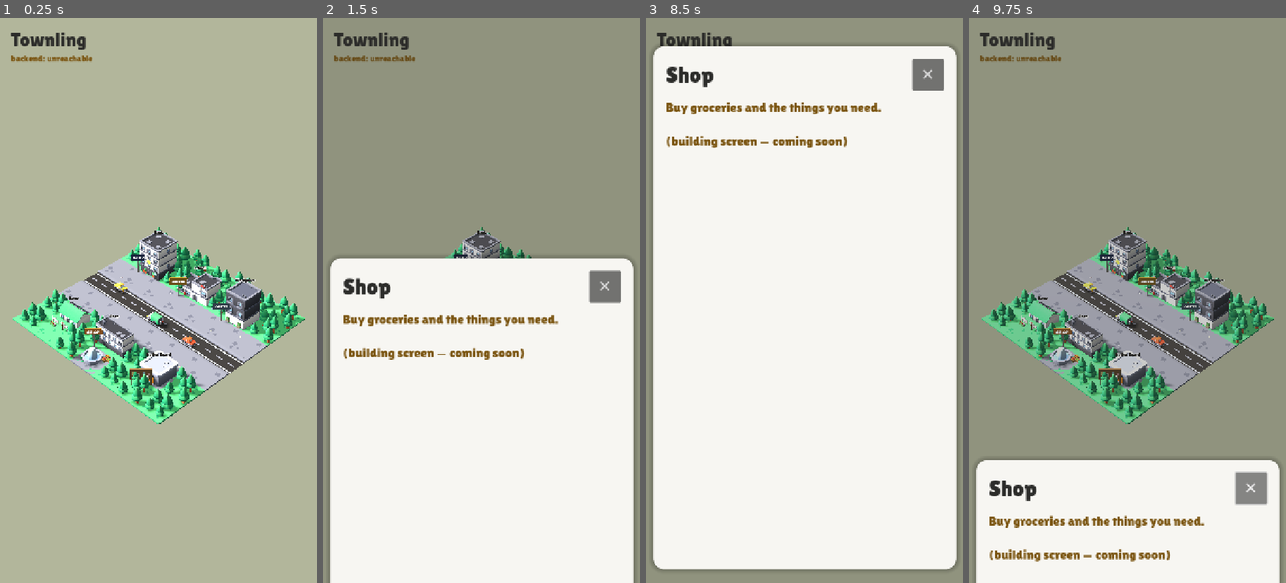
Above: before the commit, frames 1-4 (left to right).
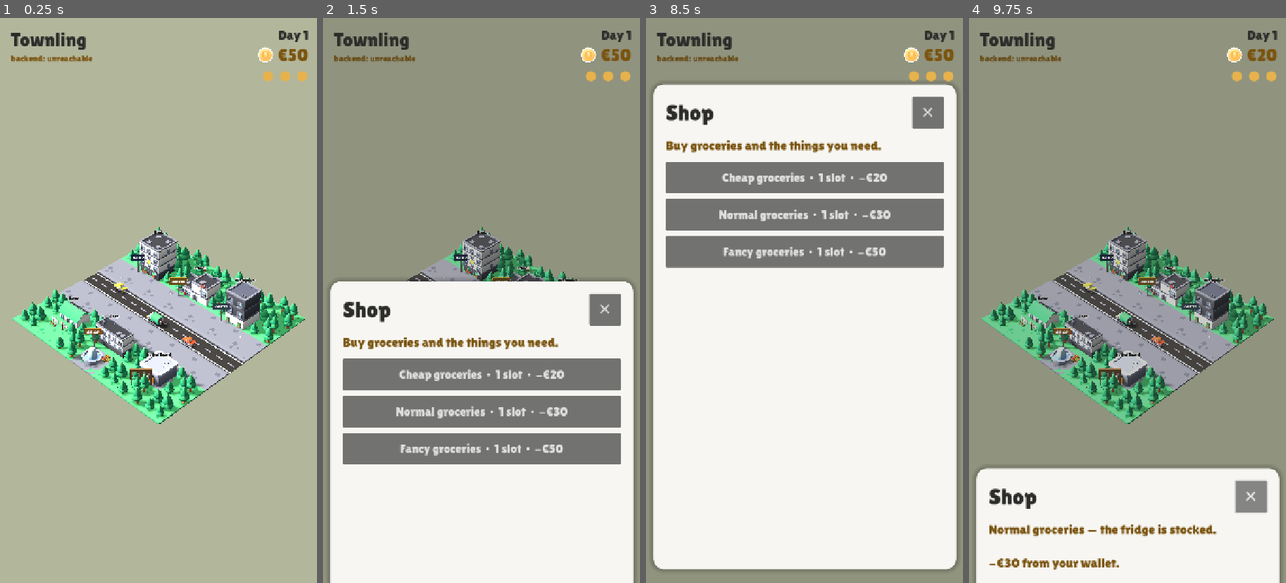
Above: after the commit, the same moments.

Repository: ayeshaverdan/townling
Game: Godot game, scene res://scenes/diorama.tscn
Two runs of this game, one before a commit and one after it. Both use one fixed random seed, a clock stepped at 60 frames per second and the inputs below.
Inputs (mouse positions are in pixels of both pictures, inside the frame that each line leads up to):
- Up to frame 1 (0.25 s): no input
- Up to frame 2 (1.5 s): tap Enter at 0.5 s; move the mouse to (551, 272) at 0.52 s; click (551, 272) at 0.67 s; tap Space at 1.25 s; move the mouse to (418, 328) at 1.27 s; click (418, 328) at 1.42 s
- Up to frame 3 (8.5 s): click "✕" at 2 s; tap Enter at 2.75, 4.25 s; move the mouse to (836, 176) at 2.77 s; click (836, 176) at 2.92 s; tap Space at 3.5, 5 s; move the mouse to (788, 413) at 3.52 s; click (788, 413) at 3.67 s; move the mouse to (899, 385) at 4.27 s; click (899, 385) at 4.42 s; move the mouse to (709, 215) at 5.02 s; click (709, 215) at 5.17 s; move the mouse to (820, 300) at 5.77 s; click (820, 300) at 5.92 s; move the mouse to (756, 159) at 6.52 s; click (756, 159) at 6.67 s; move the mouse to (874, 272) at 7.27 s; click (874, 272) at 7.42 s; move the mouse to (741, 328) at 8.02 s; click (741, 328) at 8.17 s
- Up to frame 4 (9.75 s): click (1127, 215) at 8.75 s, where only the run after the commit has a clickable "Normal groceries · 1 slot · −…"; click "✕" at 9.5 s

The runs differ from the first frame. In frame 1, 0.5% of the frame differs, in the area x 81-98%, y 2-12%; in frame 2, 22%; in frame 3, 24%, in the area x 1-99%, y 2-45%; in frame 4, 5.7%.

Commit message:
First playable loop: wallet, energy slots, day cycle, buildings act
The moment/day loop from spec §2–§3 is now playable in the hub:

- GameState autoload (client-side sim core, offline-first): wallet, savings,
  day, 3 energy slots, per-day earn/spend counters; Courier shift (+€24+€4),
  groceries (one tier/day: €20/€30/€50), rest, free bank deposits/withdrawals;
  every 7th evening charges €60 rent (wallet may go negative — the debt path's
  front door). Persists to user:// JSON. Tunables in data/economy.json.
- HUD (top-right): day, coin+wallet (the single always-visible number,
  design doc §13), energy-slot dots.
- Building screens now act: Workplace works a shift, Shop sells three
  grocery tiers, Home rests, Bank runs the savings jar; result text +
  SFX per action; buttons disable on no-slots/no-funds/already-bought.
- Spending the last slot triggers dusk: the evening summary (earned/spent/
  rent/wallet) slides up; Sleep starts the next day.
- Headless test suite for the economy math (tests/test_game_state.gd),
  wired into the game Docker build so CI fails on logic regressions.
- Card layout: actions sit under the content (not pinned to the card
  bottom); card clears the HUD.

Co-Authored-By: Claude Opus 4.8 <noreply@anthropic.com>

Diff:
--- /dev/null
+++ b/game/data/economy.json
@@ -0,0 +1,13 @@
+{
+	"comment": "Launch-tuning defaults per system spec §2/§8. All tunables are data, not code.",
+	"starter_wallet": 50,
+	"slots_per_day": 3,
+	"courier_shift": { "pay": 24, "tip": 4 },
+	"groceries": [
+		{ "id": "cheap", "label": "Cheap", "cost": 20 },
+		{ "id": "normal", "label": "Normal", "cost": 30 },
+		{ "id": "fancy", "label": "Fancy", "cost": 50 }
+	],
+	"rent_weekly": 60,
+	"savings_step": 10
+}
--- a/game/project.godot
+++ b/game/project.godot
@@ -15,6 +15,7 @@
 [autoload]
 
 Sfx="*res://scripts/audio.gd"
+GameState="*res://scripts/game_state.gd"
 
 [display]
 
--- a/game/scripts/diorama.gd
+++ b/game/scripts/diorama.gd
@@ -64,7 +64,13 @@
 var _card: PanelContainer
 var _screen_title: Label
 var _screen_body: Label
+var _actions: VBoxContainer
 var _screen_open := false
+var _current_screen := ""  # open landmark name; "Evening" for the day summary
+
+var _hud_day: Label
+var _hud_wallet: Label
+var _hud_slots: Label
 
 var _config_request: HTTPRequest
 var _health_request: HTTPRequest
@@ -76,6 +82,8 @@
 	_build_town()
 	_setup_camera()
 	_setup_ui()
+	GameState.changed.connect(_refresh_hud)
+	_refresh_hud()
 
 	if "--shot" in OS.get_cmdline_args():
 		_capture_and_quit()
@@ -101,6 +109,15 @@
 		var dir2 := Vector3(1.0, 1.05, 1.0).normalized()
 		camera.position = focus2 + dir2 * 12.0
 		camera.look_at(focus2, Vector3.UP)
+	elif "--ui" in OS.get_cmdline_args():
+		# Exercise gameplay for the preview: one shift, then the Workplace screen.
+		GameState.autosave = false
+		GameState.init_new()
+		GameState.work_shift()
+		for i in _picks.size():
+			if _picks[i]["name"] == "Workplace":
+				_open_screen(i)
+				break
 	for _i in range(6):
 		await get_tree().process_frame
 	var image := get_viewport().get_texture().get_image()
@@ -545,8 +562,28 @@
 
 func _open_screen(index: int) -> void:
 	var pick = _picks[index]
+	_current_screen = pick["name"]
 	_screen_title.text = pick["name"]
-	_screen_body.text = "%s\n\n(building screen — coming soon)" % pick["blurb"]
+	_screen_body.text = pick["blurb"]
+	_build_actions()
+	_show_card()
+
+
+## Evening summary (spec §3): three simple lines, then sleep.
+func _open_evening() -> void:
+	_current_screen = "Evening"
+	_screen_title.text = "Day %d — Evening" % GameState.day
+	var lines := "Earned  ↑  €%d\nSpent   ↓  €%d" % [
+		GameState.earned_today, GameState.spent_today]
+	if GameState.rent_due_tonight():
+		lines += "\nRent    ↓  €%d  (due tonight)" % GameState.rent_amount()
+	lines += "\nWallet  =  €%d" % GameState.wallet
+	_screen_body.text = lines
+	_build_actions()
+	_show_card()
+
+
+func _show_card() -> void:
 	_screen_open = true
 	_screen.visible = true
 	Sfx.play(SND_OPEN, -8.0)
@@ -554,7 +591,7 @@
 	var vp := get_viewport().get_visible_rect().size
 	_card.position = Vector2(16.0, vp.y)
 	var tween := create_tween()
-	tween.tween_property(_card, "position:y", 64.0, 0.25) \
+	tween.tween_property(_card, "position:y", CARD_TOP, 0.25) \
 		.set_trans(Tween.TRANS_CUBIC).set_ease(Tween.EASE_OUT)
 
 
@@ -562,12 +599,115 @@
 	if not _screen_open:
 		return
 	_screen_open = false
+	var was := _current_screen
+	_current_screen = ""
 	Sfx.play(SND_CLOSE, -8.0)
 	var vp := get_viewport().get_visible_rect().size
 	var tween := create_tween()
 	tween.tween_property(_card, "position:y", vp.y, 0.2) \
 		.set_trans(Tween.TRANS_CUBIC).set_ease(Tween.EASE_IN)
-	tween.tween_callback(func() -> void: _screen.visible = false)
+	tween.tween_callback(func() -> void:
+		_screen.visible = false
+		# Dusk: when the last slot is spent, the evening summary follows
+		# (a natural stopping point, spec §3).
+		if was != "Evening" and GameState.slots_left <= 0:
+			_open_evening()
+	)
+
+
+# --- Per-building actions ----------------------------------------------------
+
+func _build_actions() -> void:
+	for child in _actions.get_children():
+		child.queue_free()
+	match _current_screen:
+		"Workplace":
+			var shift: Dictionary = GameState.econ.get("courier_shift", {})
+			var pay := int(shift.get("pay", 24)) + int(shift.get("tip", 4))
+			var b := _action_button("Work a shift  ·  1 slot  ·  +€%d" % pay)
+			b.disabled = GameState.slots_left <= 0
+			b.pressed.connect(_do_shift)
+		"Shop":
+			for tier in GameState.econ.get("groceries", []):
+				var cost := int(tier.get("cost", 0))
+				var gb := _action_button("%s groceries  ·  1 slot  ·  −€%d" % [tier.get("label", "?"), cost])
+				gb.disabled = (
+					GameState.slots_left <= 0
+					or GameState.groceries_today != ""
+					or GameState.wallet < cost
+				)
+				var tid: String = tier.get("id", "")
+				gb.pressed.connect(func() -> void: _do_groceries(tid))
+			if GameState.groceries_today != "":
+				_screen_body.text += "\n\nYou already shopped today."
+		"Home":
+			var r := _action_button("Rest  ·  1 slot")
+			r.disabled = GameState.slots_left <= 0
+			r.pressed.connect(_do_rest)
+		"Bank":
+			_screen_body.text += "\n\nSavings jar:  €%d" % GameState.savings
+			var step := int(GameState.econ.get("savings_step", 10))
+			var d := _action_button("Deposit €%d" % step)
+			d.disabled = GameState.wallet < step
+			d.pressed.connect(func() -> void: _do_bank(step, true))
+			var w := _action_button("Withdraw €%d" % step)
+			w.disabled = GameState.savings < step
+			w.pressed.connect(func() -> void: _do_bank(step, false))
+		"Evening":
+			var s := _action_button("Sleep  💤")
+			s.pressed.connect(_do_sleep)
+		_:
+			_screen_body.text += "\n\n(coming soon)"
+
+
+func _action_button(text: String) -> Button:
+	var b := Button.new()
+	b.text = text
+	b.custom_minimum_size = Vector2(0, 72)
+	b.add_theme_font_size_override("font_size", 28)
+	_actions.add_child(b)
+	return b
+
+
+func _do_shift() -> void:
+	var r: Dictionary = GameState.work_shift()
+	if r.is_empty():
+		return
+	Sfx.play(SND_OPEN, -10.0)
+	_screen_body.text = "Deliveries done — nice work!\n\n+€%d into your wallet." % r["amount"]
+	_build_actions()
+
+
+func _do_groceries(tier_id: String) -> void:
+	var r: Dictionary = GameState.buy_groceries(tier_id)
+	if r.is_empty():
+		return
+	Sfx.play(SND_OPEN, -10.0)
+	_screen_body.text = "%s groceries — the fridge is stocked.\n\n−€%d from your wallet." % [
+		r["label"], r["cost"]]
+	_build_actions()
+
+
+func _do_rest() -> void:
+	if not GameState.rest():
+		return
+	_screen_body.text = "You put your feet up. Tomorrow will be busy!"
+	_build_actions()
+
+
+func _do_bank(amount: int, into_savings: bool) -> void:
+	var ok := GameState.deposit(amount) if into_savings else GameState.withdraw(amount)
+	if not ok:
+		return
+	Sfx.play(SND_OPEN, -12.0)
+	_screen_body.text = "Your coins are safe in the jar." if into_savings \
+		else "Coins back in your pocket."
+	_build_actions()
+
+
+func _do_sleep() -> void:
+	GameState.end_day()
+	_close_screen()
 
 
 # --- UI --------------------------------------------------------------------
@@ -623,26 +763,86 @@
 	header.add_child(close)
 
 	_screen_body = Label.new()
-	_screen_body.size_flags_vertical = Control.SIZE_EXPAND_FILL
 	_screen_body.autowrap_mode = TextServer.AUTOWRAP_WORD_SMART
 	_screen_body.add_theme_color_override("font_color", Color("7a5410"))
 	_screen_body.add_theme_font_size_override("font_size", 30)
 	col.add_child(_screen_body)
 
+	_actions = VBoxContainer.new()
+	_actions.add_theme_constant_override("separation", 12)
+	col.add_child(_actions)
+
+	var spacer := Control.new()
+	spacer.size_flags_vertical = Control.SIZE_EXPAND_FILL
+	col.add_child(spacer)
+
 	_size_card()
 
+	# --- HUD: day, wallet, energy slots (top-right; the wallet is the single
+	# always-visible number, design doc §13) ---------------------------------
+	var hud := VBoxContainer.new()
+	hud.set_anchors_preset(Control.PRESET_TOP_RIGHT)
+	hud.offset_left = -240.0
+	hud.offset_right = -20.0
+	hud.offset_top = 20.0
+	hud.add_theme_constant_override("separation", 4)
+	ui.add_child(hud)
+
+	_hud_day = Label.new()
+	_hud_day.horizontal_alignment = HORIZONTAL_ALIGNMENT_RIGHT
+	_hud_day.add_theme_color_override("font_color", Color("2c2c2a"))
+	_hud_day.add_theme_font_size_override("font_size", 30)
+	hud.add_child(_hud_day)
+
+	var wallet_row := HBoxContainer.new()
+	wallet_row.alignment = BoxContainer.ALIGNMENT_END
+	wallet_row.add_theme_constant_override("separation", 8)
+	hud.add_child(wallet_row)
+
+	var coin := TextureRect.new()
+	coin.texture = load("res://assets/ui/coin.png")
+	coin.custom_minimum_size = Vector2(40, 40)
+	coin.expand_mode = TextureRect.EXPAND_IGNORE_SIZE
+	coin.stretch_mode = TextureRect.STRETCH_KEEP_ASPECT_CENTERED
+	wallet_row.add_child(coin)
+
+	_hud_wallet = Label.new()
+	_hud_wallet.add_theme_color_override("font_color", Color("7a5410"))
+	_hud_wallet.add_theme_font_size_override("font_size", 40)
+	wallet_row.add_child(_hud_wallet)
+
+	_hud_slots = Label.new()
+	_hud_slots.horizontal_alignment = HORIZONTAL_ALIGNMENT_RIGHT
+	_hud_slots.add_theme_color_override("font_color", Color("e7b24c"))
+	_hud_slots.add_theme_font_size_override("font_size", 30)
+	hud.add_child(_hud_slots)
+
+
+func _refresh_hud() -> void:
+	if _hud_day == null:
+		return
+	_hud_day.text = "Day %d" % GameState.day
+	_hud_wallet.text = "€%d" % GameState.wallet
+	var dots := ""
+	for i in int(GameState.econ.get("slots_per_day", 3)):
+		dots += "●  " if i < GameState.slots_left else "○  "
+	_hud_slots.text = dots.strip_edges()
+
+
+const CARD_TOP := 150.0
 
 func _size_card() -> void:
 	var vp := get_viewport().get_visible_rect().size
-	_card.custom_minimum_size = Vector2(vp.x - 32.0, vp.y - 96.0)
-	_card.size = Vector2(vp.x - 32.0, vp.y - 96.0)
+	var size := Vector2(vp.x - 32.0, vp.y - CARD_TOP - 32.0)
+	_card.custom_minimum_size = size
+	_card.size = size
 
 
 func _notification(what: int) -> void:
 	if what == NOTIFICATION_WM_SIZE_CHANGED and _card != null:
 		_size_card()
 		if _screen_open:
-			_card.position = Vector2(16.0, 64.0)
+			_card.position = Vector2(16.0, CARD_TOP)
 
 
 # --- Backend health overlay (retained from bootstrap) ----------------------
--- /dev/null
+++ b/game/scripts/game_state.gd
@@ -0,0 +1,187 @@
+extends Node
+## Townling game state — the client-side simulation core (design doc §18:
+## the whole economy runs on-device, offline-first).
+##
+## First slice of the moment/day loop (spec §2–§3): a day gives 3 energy
+## slots; a shift, a shopping trip or a rest costs one slot; micro-actions
+## (bank deposits) are free. Evening closes the day; every 7th day charges
+## rent. Wellbeing, salary/payday, gigs, skills and events come next.
+##
+## Tunables live in res://data/economy.json — data, not code.
+
+signal changed
+
+const ECONOMY_PATH := "res://data/economy.json"
+const SAVE_PATH := "user://townling_save.json"
+
+var econ: Dictionary = {}
+
+var wallet: int = 0
+var savings: int = 0
+var day: int = 1
+var slots_left: int = 3
+var earned_today: int = 0
+var spent_today: int = 0
+var groceries_today: String = ""  # grocery tier id bought today ("" = none)
+
+## Disable to keep unit tests from touching user:// saves.
+var autosave: bool = true
+
+
+func _ready() -> void:
+	load_economy()
+	if not load_game():
+		init_new()
+
+
+func load_economy() -> void:
+	var f := FileAccess.open(ECONOMY_PATH, FileAccess.READ)
+	if f == null:
+		push_error("economy.json missing")
+		return
+	var parsed: Variant = JSON.parse_string(f.get_as_text())
+	if typeof(parsed) == TYPE_DICTIONARY:
+		econ = parsed
+
+
+func init_new() -> void:
+	wallet = int(econ.get("starter_wallet", 50))
+	savings = 0
+	day = 1
+	slots_left = int(econ.get("slots_per_day", 3))
+	earned_today = 0
+	spent_today = 0
+	groceries_today = ""
+	_after_change()
+
+
+# --- Slot actions -----------------------------------------------------------
+
+## Work a Courier shift: one slot, instant pay + tip (spec §2 day-1 values).
+func work_shift() -> Dictionary:
+	if slots_left <= 0:
+		return {}
+	var shift: Dictionary = econ.get("courier_shift", {})
+	var amount := int(shift.get("pay", 24)) + int(shift.get("tip", 4))
+	slots_left -= 1
+	wallet += amount
+	earned_today += amount
+	_after_change()
+	return {"amount": amount}
+
+
+## Buy groceries (one tier per day): one slot.
+func buy_groceries(tier_id: String) -> Dictionary:
+	if slots_left <= 0 or groceries_today != "":
+		return {}
+	var tier := _grocery_tier(tier_id)
+	if tier.is_empty():
+		return {}
+	var cost := int(tier.get("cost", 0))
+	if wallet < cost:
+		return {}
+	slots_left -= 1
+	wallet -= cost
+	spent_today += cost
+	groceries_today = tier_id
+	_after_change()
+	return {"cost": cost, "label": tier.get("label", tier_id)}
+
+
+## Rest: one slot. (Refills wellbeing once the meter exists — spec §9.)
+func rest() -> bool:
+	if slots_left <= 0:
+		return false
+	slots_left -= 1
+	_after_change()
+	return true
+
+
+# --- Micro-actions (free) ---------------------------------------------------
+
+func deposit(amount: int) -> bool:
+	if amount <= 0 or wallet < amount:
+		return false
+	wallet -= amount
+	savings += amount
+	_after_change()
+	return true
+
+
+func withdraw(amount: int) -> bool:
+	if amount <= 0 or savings < amount:
+		return false
+	savings -= amount
+	wallet += amount
+	_after_change()
+	return true
+
+
+# --- Day cycle ---------------------------------------------------------------
+
+## Whether tonight's summary will include rent (every 7th day).
+func rent_due_tonight() -> bool:
+	return day % 7 == 0
+
+
+func rent_amount() -> int:
+	return int(econ.get("rent_weekly", 60))
+
+
+## Close the day: charge rent on day 7/14/…, then start the next morning.
+func end_day() -> void:
+	if rent_due_tonight():
+		wallet -= rent_amount()
+	day += 1
+	slots_left = int(econ.get("slots_per_day", 3))
+	earned_today = 0
+	spent_today = 0
+	groceries_today = ""
+	_after_change()
+
+
+# --- Helpers / persistence ---------------------------------------------------
+
+func _grocery_tier(tier_id: String) -> Dictionary:
+	for tier in econ.get("groceries", []):
+		if tier.get("id", "") == tier_id:
+			return tier
+	return {}
+
+
+func _after_change() -> void:
+	if autosave:
+		save_game()
+	changed.emit()
+
+
+func save_game() -> void:
+	var f := FileAccess.open(SAVE_PATH, FileAccess.WRITE)
+	if f == null:
+		return
+	f.store_string(JSON.stringify({
+		"version": 1,
+		"wallet": wallet, "savings": savings, "day": day,
+		"slots_left": slots_left, "earned_today": earned_today,
+		"spent_today": spent_today, "groceries_today": groceries_today,
+	}))
+
+
+func load_game() -> bool:
+	if not FileAccess.file_exists(SAVE_PATH):
+		return false
+	var f := FileAccess.open(SAVE_PATH, FileAccess.READ)
+	if f == null:
+		return false
+	var parsed: Variant = JSON.parse_string(f.get_as_text())
+	if typeof(parsed) != TYPE_DICTIONARY:
+		return false
+	wallet = int(parsed.get("wallet", 50))
+	savings = int(parsed.get("savings", 0))
+	day = int(parsed.get("day", 1))
+	slots_left = int(parsed.get("slots_left", 3))
+	earned_today = int(parsed.get("earned_today", 0))
+	spent_today = int(parsed.get("spent_today", 0))
+	groceries_today = str(parsed.get("groceries_today", ""))
+	changed.emit()
+	return true
--- /dev/null
+++ b/game/tests/test_game_state.gd
@@ -0,0 +1,71 @@
+extends SceneTree
+## Headless smoke test for GameState economy math.
+## Run: godot --headless --path . -s res://tests/test_game_state.gd
+
+var failures := 0
+
+
+func check(cond: bool, what: String) -> void:
+	if not cond:
+		failures += 1
+		push_error("FAIL: " + what)
+	else:
+		print("ok: " + what)
+
+
+func _init() -> void:
+	var gs: Node = load("res://scripts/game_state.gd").new()
+	gs.autosave = false
+	gs.load_economy()
+	gs.init_new()
+
+	check(gs.wallet == 50, "starter wallet €50")
+	check(gs.slots_left == 3, "3 slots per day")
+
+	var r: Dictionary = gs.work_shift()
+	check(r.get("amount", 0) == 28, "shift pays €24+€4")
+	check(gs.wallet == 78 and gs.slots_left == 2, "wallet 78, 2 slots after shift")
+
+	var g: Dictionary = gs.buy_groceries("normal")
+	check(g.get("cost", 0) == 30, "normal groceries €30")
+	check(gs.wallet == 48 and gs.slots_left == 1, "wallet 48, 1 slot")
+	check(gs.buy_groceries("cheap").is_empty(), "second groceries blocked")
+
+	check(gs.rest(), "rest consumes last slot")
+	check(gs.slots_left == 0, "0 slots at dusk")
+	check(gs.work_shift().is_empty(), "no shift with 0 slots")
+
+	check(not gs.rent_due_tonight(), "no rent on day 1")
+	gs.end_day()
+	check(gs.day == 2 and gs.slots_left == 3, "day 2 fresh slots")
+	check(gs.earned_today == 0 and gs.groceries_today == "", "day counters reset")
+
+	# Fast-forward to day 7 and check rent.
+	while gs.day < 7:
+		gs.end_day()
+	check(gs.rent_due_tonight(), "rent due day 7")
+	var before: int = gs.wallet
+	gs.end_day()
+	check(gs.wallet == before - 60, "rent €60 charged")
+	check(gs.day == 8, "day 8 after payday night")
+
+	# Rent pushed the wallet negative (48 - 60): allowed by design (debt path).
+	check(gs.wallet == -12, "wallet may go negative from rent")
+
+	# Bank micro-actions (fund the wallet first).
+	gs.wallet = 100
+	check(gs.deposit(10), "deposit €10")
+	check(gs.savings == 10, "savings 10")
+	check(not gs.withdraw(50), "over-withdraw blocked")
+	check(gs.withdraw(10), "withdraw €10")
+
+	# Insufficient funds.
+	gs.wallet = 5
+	check(gs.buy_groceries("cheap").is_empty(), "groceries blocked when broke")
+
+	if failures == 0:
+		print("ALL TESTS PASSED")
+		quit(0)
+	else:
+		print("%d FAILURES" % failures)
+		quit(1)
Not shown, changed: game/Dockerfile
